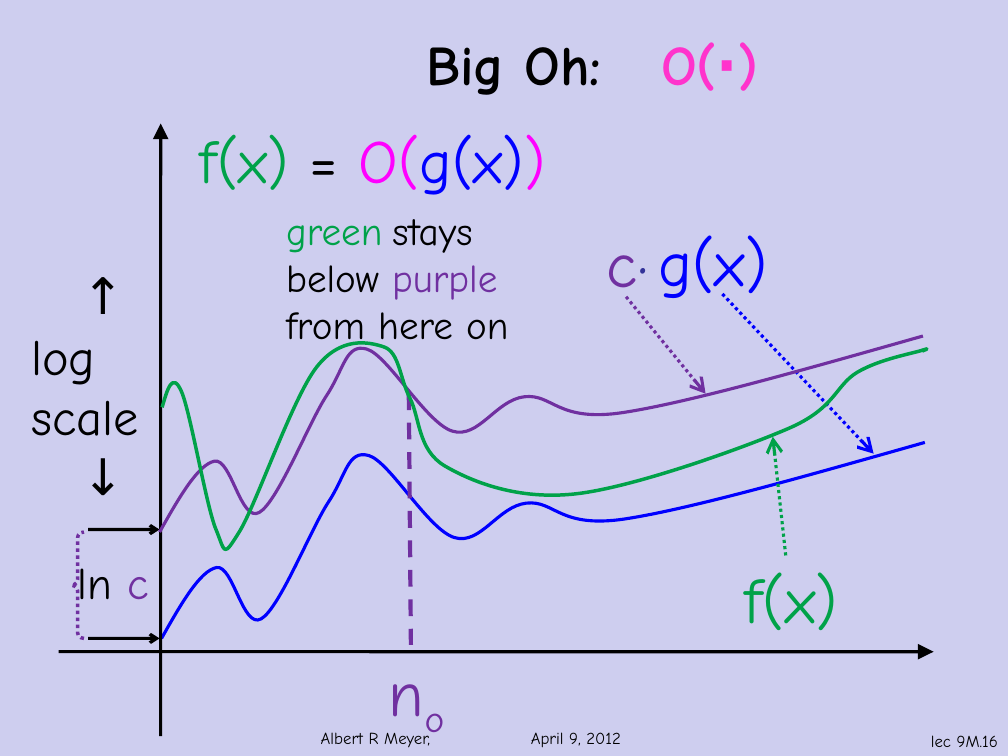
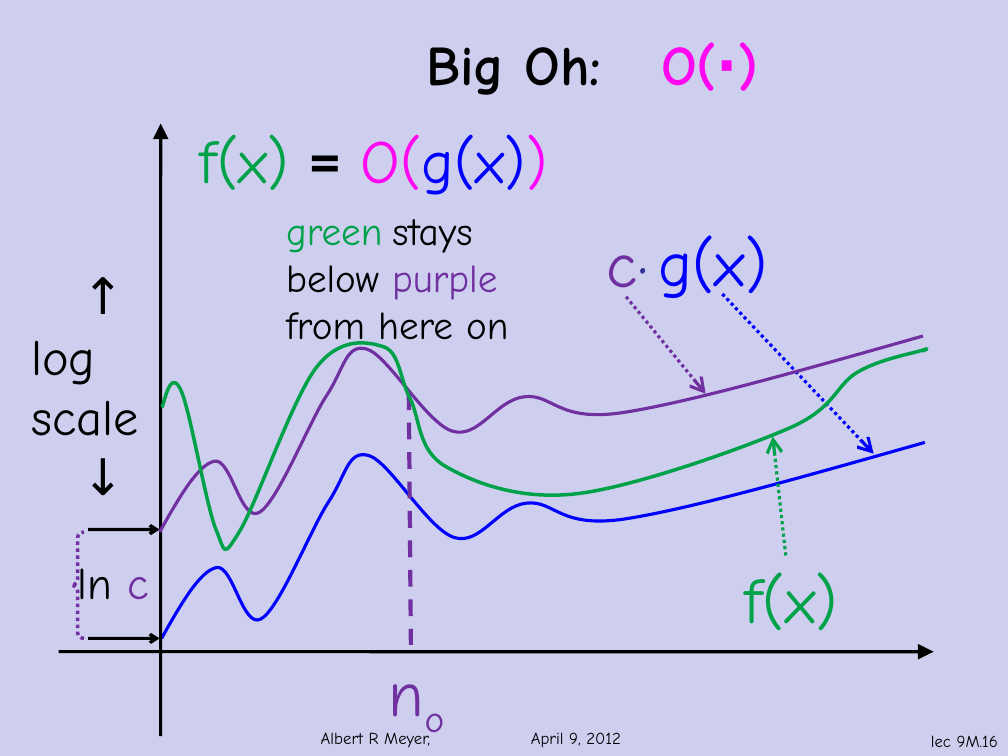
Before and after one commit to armeyer/mcs_web, a slide deck: slide 16 of spring12/slidesS12/asymptotics.pptx. Drawn at 1008x756 pixels with LibreOffice and Linux fonts; fonts in the diff are those of the drawing; background and template pictures are left out. Boxes give left, top, right and bottom in pixels: in the first picture for what was removed or moved away, otherwise in the second. Text is boxed around its words. In the diff, an @@ line names an element or a change of style, - is before the commit and + after.

```diff
--- a/spring12/slidesS12/asymptotics.pptx
+++ b/spring12/slidesS12/asymptotics.pptx
@@ title "Big Oh: O(∙)" at (426,42,717,95): text colour #FF33CC to #FF07EF in "O(∙)" @@
@@ text "f(x) = O(g(x))" at (200,134,548,195): font Comic Neue to Calibri, bold on in "="; text colour #FF00FF to #FF07EF in "O(g(x))" @@
```
Also in this commit, not shown: 15 other slides changed.
